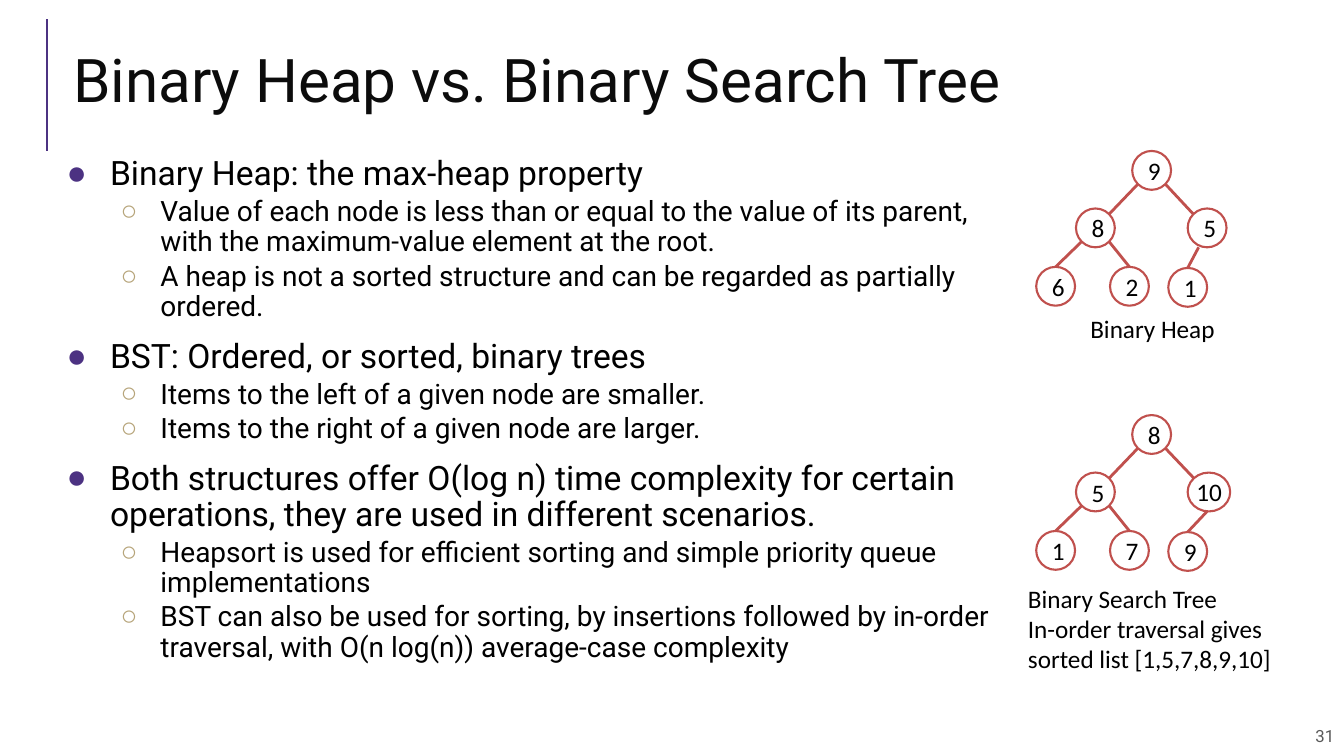
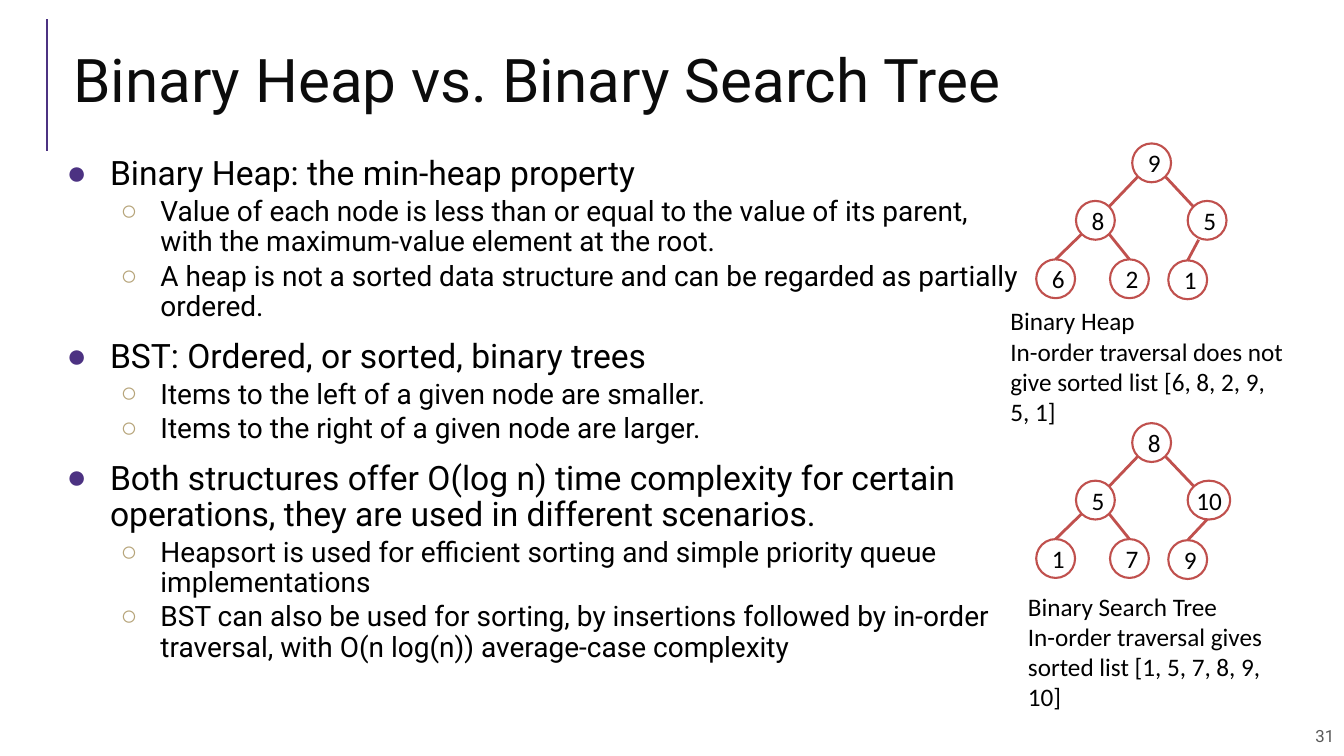
Before and after one commit to guhofstra/CSC111Fa25, a slide deck: slide 31 of PPTs/Lecture 11-heaps.pptx. Drawn at 1344x756 pixels with LibreOffice and Linux fonts; fonts in the diff are those of the drawing. Boxes give left, top, right and bottom in pixels: in the first picture for what was removed or moved away, otherwise in the second. Text is boxed around its words. In the diff, an @@ line names an element or a change of style, - is before the commit and + after.

```diff
--- a/PPTs/Lecture 11-heaps.pptx
+++ b/PPTs/Lecture 11-heaps.pptx
@@ text at [110,159,635,192]: text changed @@
-● Binary Heap: the max-heap property
+● Binary Heap: the min-heap property
@@ 6 ellipses, 4 lines: place and size @@
-6 ellipses, 4 lines at [1036,151,1227,308]
+6 ellipses, 4 lines at [1036,143,1227,299]
@@ text at [160,265,1017,317]: text changed @@
-  ○ A heap is not a sorted structure and can be regarded as partially ordered.
+  ○ A heap is not a sorted data structure and can be regarded as partially ordered.
@@ line moved from (1188, 268) - (1199, 247) to (1188, 260) - (1199, 240) @@
@@ text "Binary Heap": place and size @@
-text "Binary Heap" at [1090,320,1214,342]
+text "Binary Heap" at [1010,312,1283,425]
@@ text at [1010,343,1283,425]: paragraph added @@
+In-order traversal does not give sorted list [6, 8, 2, 9, 5, 1]
@@ 6 ellipses, 5 lines, 1 text: place and size @@
-6 ellipses, 5 lines, 1 text at [1036,415,1230,572]
+6 ellipses, 5 lines, 1 text at [1036,423,1230,580]
@@ text "Binary Search Tree": place and size @@
-text "Binary Search Tree" at [1028,590,1271,672]
+text "Binary Search Tree" at [1028,598,1262,710]
@@ text at [1028,628,1262,710]: spaces changed @@
-In-order traversal gives sorted list [1,5,7,8,9,10]
+In-order traversal gives sorted list [1, 5, 7, 8, 9, 10]
```
Also in this commit, not shown: 8 other slides changed, 14 other files.
